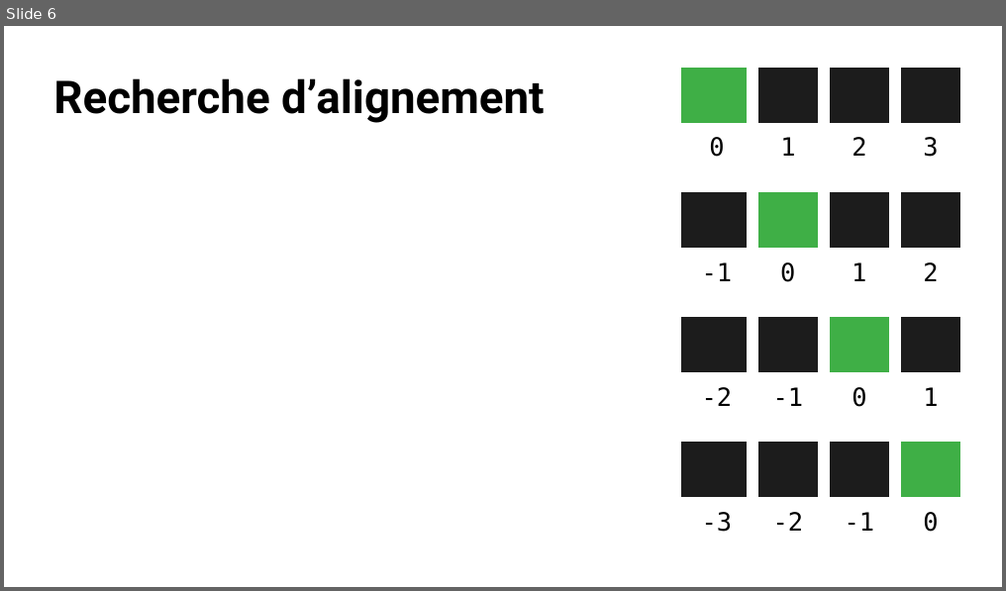
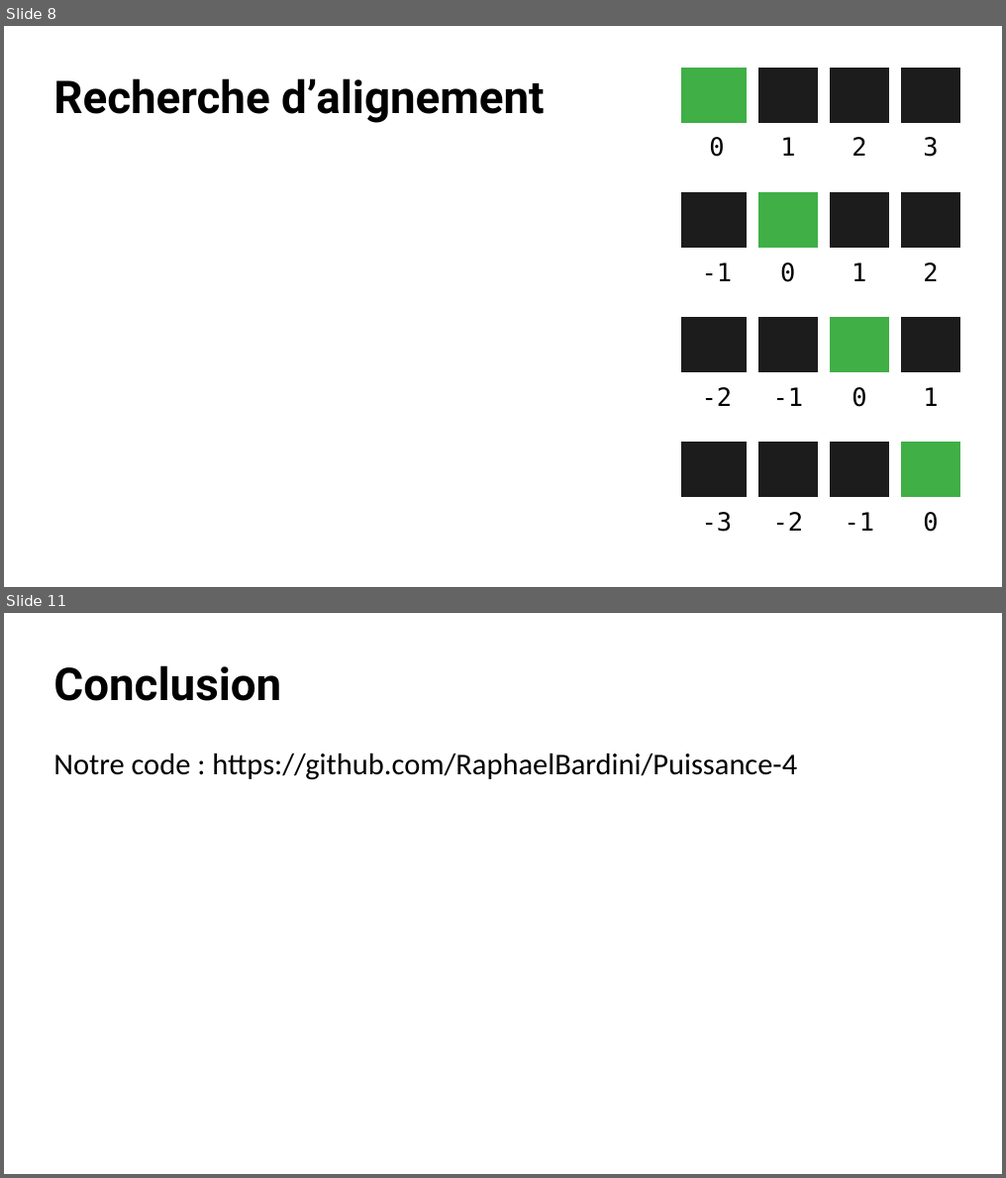
Before and after one commit to 5cover/Puissance-4, a slide deck: diapo.odp. Shown one above the other, each under a label of ours: slide 6 before the commit, slides 8 and 11 after it; the slides between them are not shown. The pictures are 1006x591 and 1006x1178 pixels, drawn with LibreOffice and Linux fonts; fonts in the diff are those of the drawing. Boxes give left, top, right and bottom in pixels: in the first picture for what was removed or moved away, otherwise in the second. Text is boxed around its words. In the diff, an @@ line names an element or a change of style, - is before the commit and + after.

```diff
--- a/diapo.odp
+++ b/diapo.odp
@@ slide 11 added at [4, 613, 1002, 1174], background #FFFFFF @@
@@ title added at [54, 665, 281, 701], 36 pt, text #000000, bold @@
+Conclusion
@@ subtitle added at [54, 753, 797, 780], 24 pt, text #000000 @@
+Notre code : https://github.com/RaphaelBardini/Puissance-4
@@ what was slide 6 is now slide 8 @@
```
Also in this commit, not shown: 2 slides changed, 4 other slides added, 5 other files.
